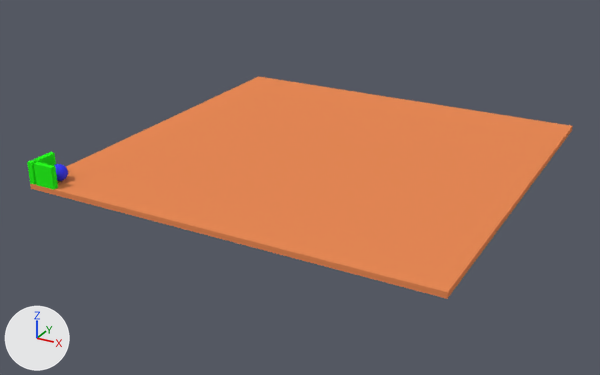
One commit to the Blender file Simple/Core/Art/mazeAsset.blend: the scene before it, then after it.
The view is the same before and after, from a 50 mm lens placed at (104.6, -94.3, 57.4), pointed at (34.9, 32.4, -5.9). Every picture has the same lights, and +X, +Y and +Z are marked at lower left.

The first picture shows 'Ball', 'Ground'.
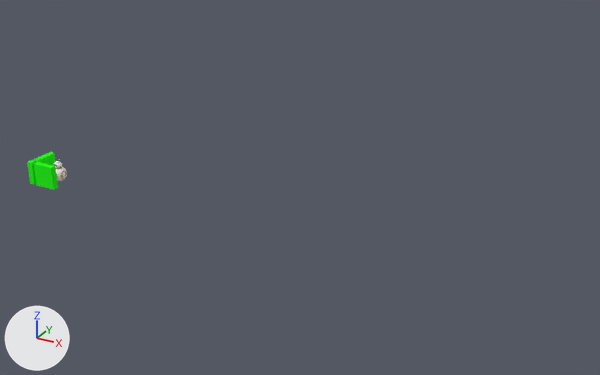
Changed parts and their boxes (x1, y1, x2, y2) in the pictures (600 x 375 px; the box of a moved part takes in the faces that stretch with it):
'Ground', deleted (orange): before (30, 76, 573, 299)
'Ball', reshaped, moved, rescaled: before (54, 164, 68, 181); after (56, 167, 67, 181)
'Head', added: after (53, 158, 62, 168)
part 1 of me_sphere, moved or reshaped: before (54, 164, 68, 181); after (56, 167, 67, 181)

What changed in the scene script:
```text
Add img_bb8_body_texture_png_000:
    img_bb8_body_texture_png_000 = load_image('BB8-Body-Texture.png.000', 'BB8-Body-Texture.png', 2880, 2880, 'sRGB')
Add img_head_png:
    img_head_png = load_image('Head.png', 'Head.png', 1920, 1920, 'sRGB')
Add mat_body:
    mat_body = principled_material('Body')
    mat_body.texture = img_bb8_body_texture_png_000
Add mat_head:
    mat_head = principled_material('Head')
    mat_head.texture = img_head_png
Change me_sphere:
    used by ob_ball; location = (3.1, 3.0, 1.5)
    remove me_sphere.from_pydata(...)  # 482 vertices, 512 faces; spans x -1.5..1.5, y -1.5..1.5, z -1.5..1.5
    remove me_sphere.materials.append(mat_material_003)  # blue #393cff
    add me_sphere.from_pydata(...)  # 386 vertices, 384 faces; spans x -0.84..0.84, y -0.84..0.84, z -0.84..0.84
    me_sphere part 1: 482 vertices removed from x -1.5..1.5, y -1.5..1.5, z -1.5..1.5; 386 vertices added at x -0.84..0.84, y -0.84..0.84, z -0.84..0.84
    me_sphere part 2: the surface is now shaded smooth
    add me_sphere.materials.append(mat_body)  # picture img_bb8_body_texture_png_000
    add me_sphere.materials.append(mat_body)  # picture img_bb8_body_texture_png_000
Add me_sphere_002:
    me_sphere_002.from_pydata(...)  # 3452 vertices, 1843 faces; spans x -1.01..0.99, y -1.06..1.0, z 1.64..3.5
    me_sphere_002.polygons.foreach_set('use_smooth', [True] * 1843)
    me_sphere_002.materials.append(mat_head)  # picture img_head_png
Change ob_ball:
    ob_ball.location: (3.1, 3.0, 1.5) -> (3.0, 3.0, 1.3)
    ob_ball.scale: (1.0, 1.0, 1.0) -> (1.58, 1.58, 1.58)
Remove ob_ground:
    ob_ground = bpy.data.objects.new('Ground', me_cube_003)
    ob_ground.location = (0.0, 0.0, -0.5)
Add ob_head:
    ob_head = bpy.data.objects.new('Head', me_sphere_002)
    ob_head.parent = ob_ball
    ob_head.matrix_parent_inverse = Matrix(((1.533, 0.0, 0.0, 0.0), (0.0, 1.533, 0.0, 0.0), (0.0, 0.0, 1.533, 0.0), (0.0, 0.0, 0.0, 1.0)))
    ob_head.location = (0.0, 0.0, 0.0)
    ob_head.scale = (0.319, 0.319, 0.319)
```
